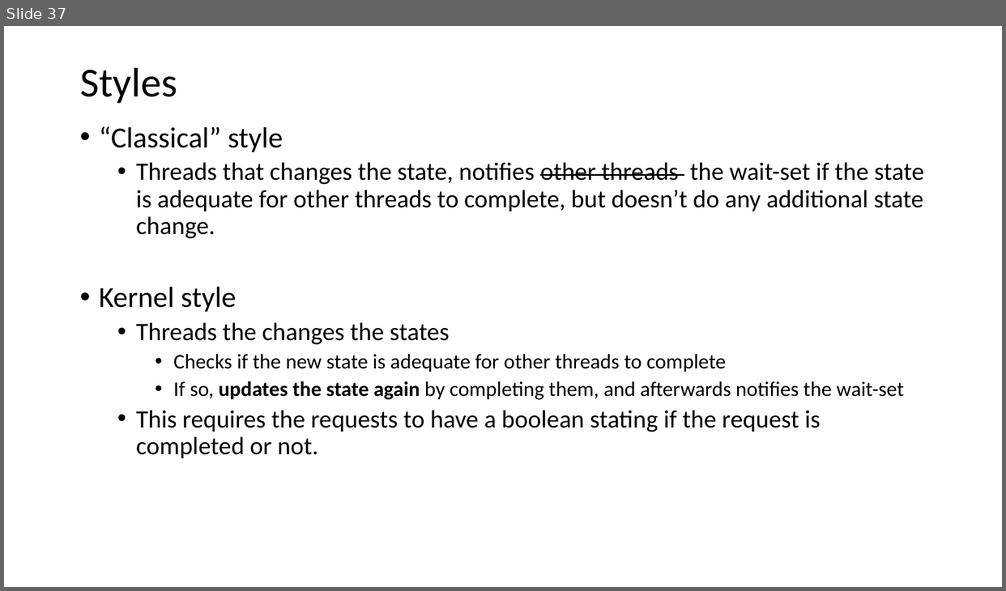
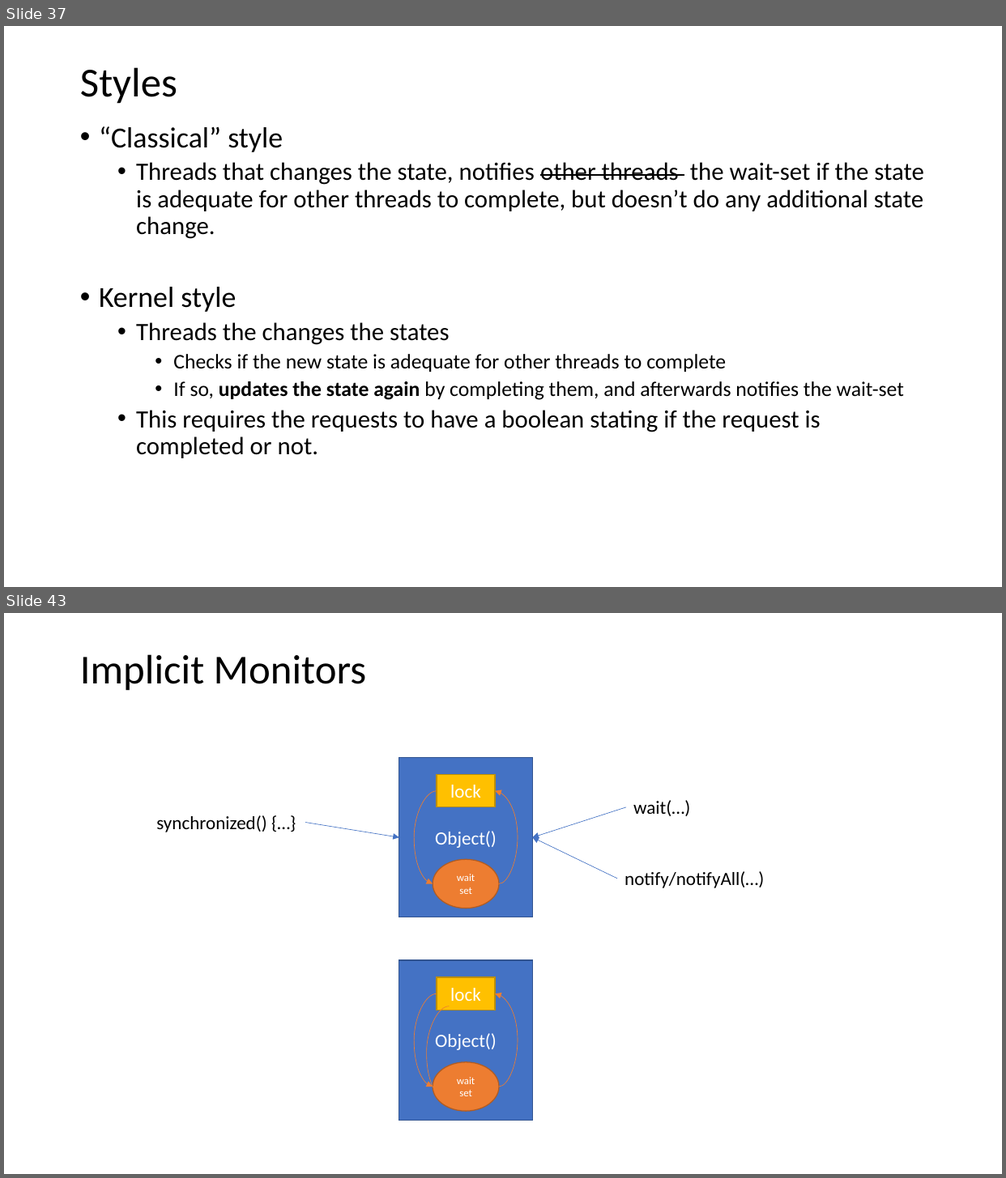
Before and after one commit to isel-leic-pc/s2021v-li51n, a slide deck: docs/threads.pptx. Shown one above the other, each under a label of ours: slide 37 before the commit, slides 37 and 43 after it; the slides between them are not shown. The pictures are 1006x591 and 1006x1178 pixels, drawn with LibreOffice and Linux fonts; fonts in the diff are those of the drawing. Boxes give left, top, right and bottom in pixels: in the first picture for what was removed or moved away, otherwise in the second. Text is boxed around its words. In the diff, an @@ line names an element or a change of style, - is before the commit and + after.

```diff
--- a/docs/threads.pptx
+++ b/docs/threads.pptx
@@ slide 43 added at box(4, 613, 1002, 1174), background #FFFFFF @@
@@ title added at box(80, 654, 367, 691), 39.6 pt, text #000000 @@
+Implicit Monitors
@@ rectangle added at box(399, 757, 533, 917), fill #4472C4, outline #325491 1 pt, 18 pt, text #FFFFFF @@
+Object()
@@ rectangle added at box(437, 775, 495, 807), fill #FFC000, outline #BD8E00 1 pt, 18 pt, text #FFFFFF @@
+lock
@@ curved arrow added from (437, 791) to (433, 884), #ED7D31 0.5 pt @@
@@ curved arrow added from (499, 884) to (495, 791), #ED7D31 0.5 pt @@
@@ text added at box(633, 800, 690, 816), 18 pt, text #000000 @@
+wait(…)
@@ text added at box(156, 815, 266, 833), 18 pt, text #000000 @@
+synchronized() {…}
@@ arrow added from (305, 823) to (399, 837), #4472C4 0.5 pt @@
@@ arrow added from (626, 807) to (533, 837), #4472C4 0.5 pt @@
@@ arrow added from (617, 879) to (533, 837), #4472C4 0.5 pt @@
@@ ellipse added at box(433, 859, 500, 908), fill #ED7D31, outline #AF5C24 1 pt, 10 pt, text #FFFFFF @@
+wait set
@@ text added at box(624, 871, 764, 888), 18 pt, text #000000 @@
+notify/notifyAll(…)
@@ rectangle added at box(399, 960, 533, 1120), fill #4472C4, outline #325491 1 pt, 18 pt, text #FFFFFF @@
+Object()
@@ curved arrow added from (437, 994) to (433, 1087), #ED7D31 0.5 pt @@
@@ rectangle added at box(437, 977, 495, 1011), fill #FFC000, outline #BD8E00 1 pt, 18 pt, text #FFFFFF @@
+lock
@@ curved arrow added from (499, 1087) to (495, 994), #ED7D31 0.5 pt @@
@@ curved arrow added from (450, 1007) to (445, 1100), #ED7D31 0.5 pt @@
@@ ellipse added at box(433, 1063, 500, 1111), fill #ED7D31, outline #AF5C24 1 pt, 10 pt, text #FFFFFF @@
+wait set
```
Also in this commit, not shown: 10 other slides added, 1 other file.
